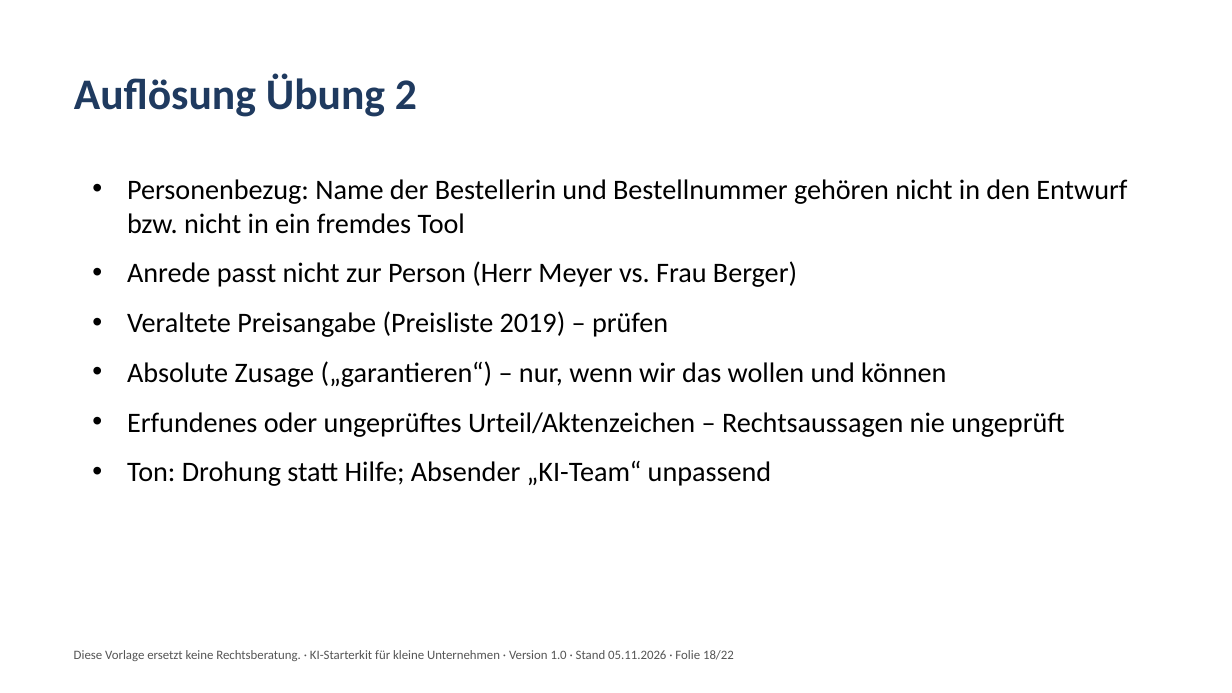
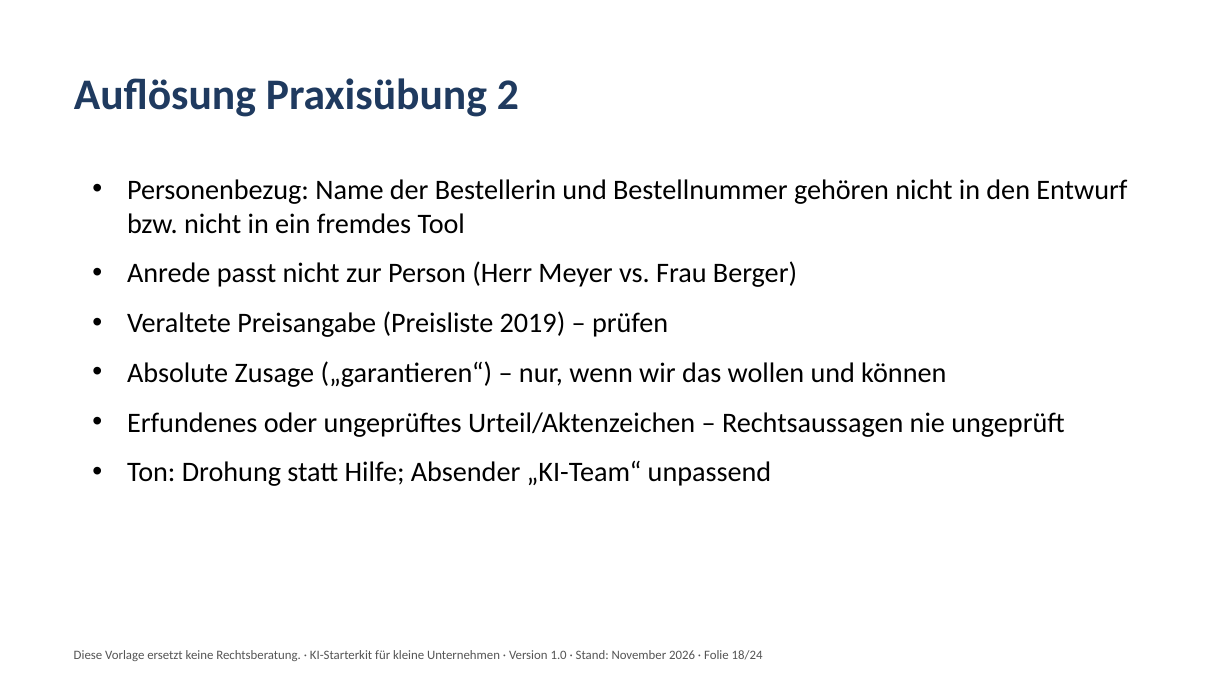
Before and after one commit to ankefischer99-eng/letter-lift-sitemap, a slide deck: slide 18 of company/deliveries/produkt-ki-starterkit-v1/KI-Schulung.pptx. Drawn at 1232x693 pixels with LibreOffice and Linux fonts; fonts in the diff are those of the drawing. Boxes give left, top, right and bottom in pixels: in the first picture for what was removed or moved away, otherwise in the second. Text is boxed around its words. In the diff, an @@ line names an element or a change of style, - is before the commit and + after.

```diff
--- a/company/deliveries/produkt-ki-starterkit-v1/KI-Schulung.pptx
+++ b/company/deliveries/produkt-ki-starterkit-v1/KI-Schulung.pptx
@@ title at box(74, 78, 519, 117): text changed @@
-Auflösung Übung 2
+Auflösung Praxisübung 2
@@ text at box(74, 650, 763, 661): text changed @@
-Diese Vorlage ersetzt keine Rechtsberatung. · KI-Starterkit für kleine Unternehmen · Version 1.0 · Stand 05.11.2026 · Folie 18/22
+Diese Vorlage ersetzt keine Rechtsberatung. · KI-Starterkit für kleine Unternehmen · Version 1.0 · Stand: November 2026 · Folie 18/24
```
Also in this commit, not shown: 20 other slides changed, 3 slides added, 1 slide removed, 19 other files.
